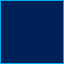
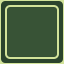
Layered file, before and after one edit (64x64). Changes by layer:
removed layer "Rectangle 1" over [0,0,64,64]
removed layer "Background" over [0,0,64,64]
added group "Group 1" with 2 layers above "Layer 0" over [0,0,64,64]
added layer "Rounded Rectangle 2" in group "Group 1" over [5,5,59,59]
added layer "Rounded Rectangle 1" in group "Group 1" over [0,0,64,64]
added layer "Layer 0" above "Layer 3" over [7,7,57,57]
added layer "Layer 3" above "Layer 2" over [0,0,64,64]
added layer "Layer 2" over [0,0,64,64]
